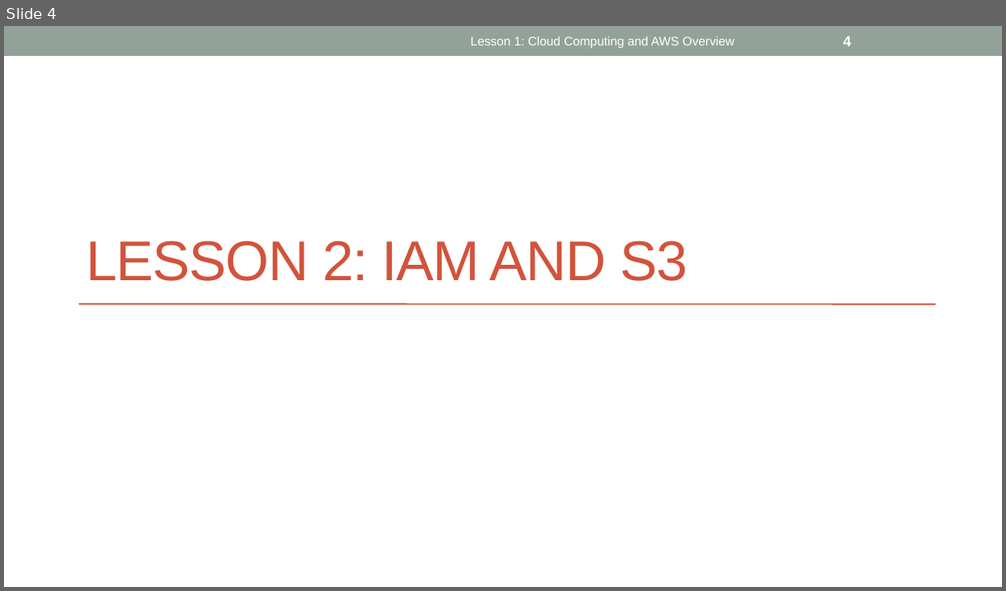
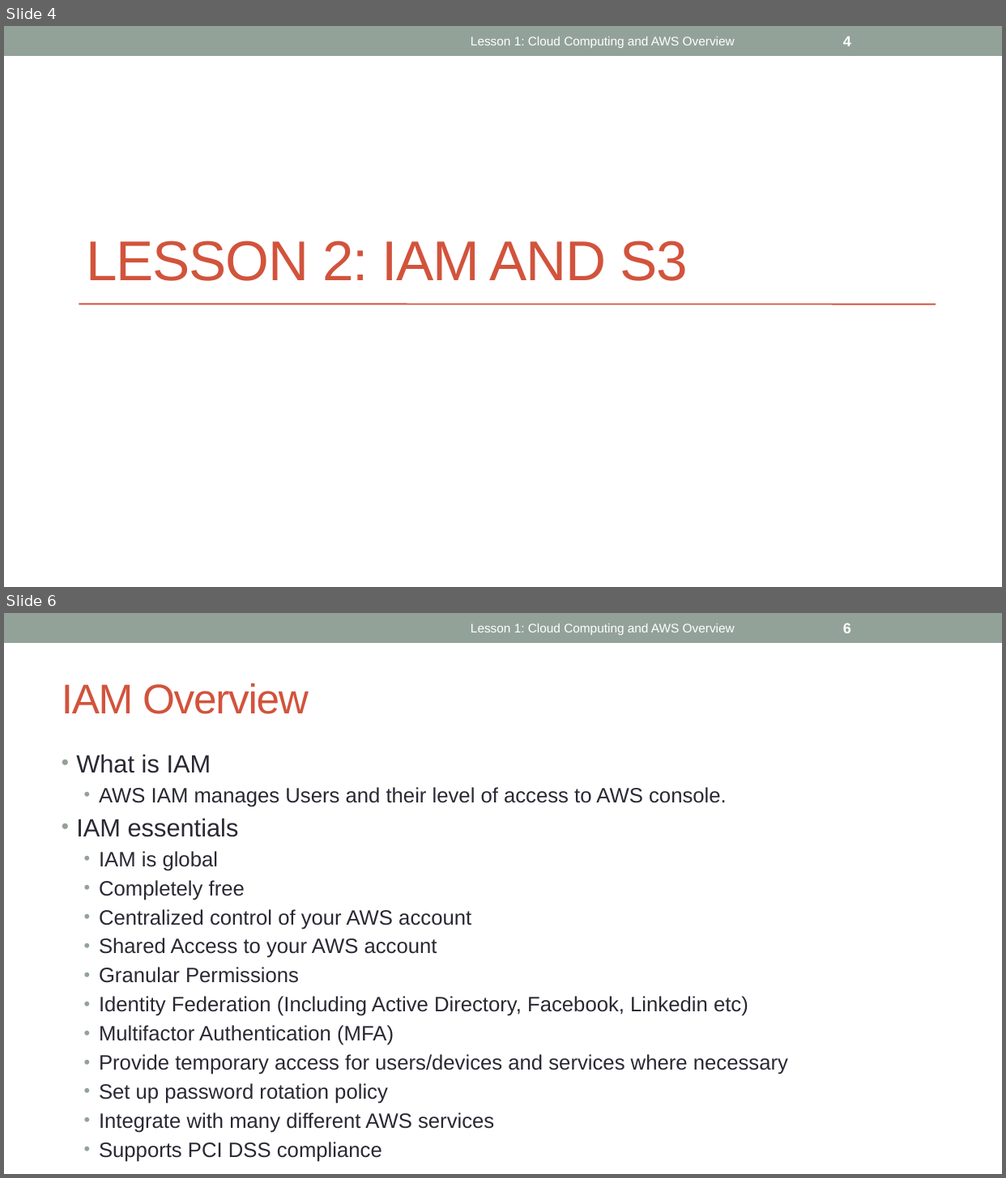
Before and after one commit to ignis01/aws101, a slide deck: aws101-2.pptx. Shown one above the other, each under a label of ours: slide 4 before the commit, slides 4 and 6 after it; the slides between them are not shown. The pictures are 1006x591 and 1006x1178 pixels, drawn with LibreOffice and Linux fonts; fonts in the diff are those of the drawing. Boxes give left, top, right and bottom in pixels: in the first picture for what was removed or moved away, otherwise in the second. Text is boxed around its words. In the diff, an @@ line names an element or a change of style, - is before the commit and + after.

Commit message:
lesson 2 deck created

```diff
--- a/aws101-2.pptx
+++ b/aws101-2.pptx
@@ slide 6 added at [4, 613, 1002, 1174], background #FFFFFF; not listed: 1 template element that a slide beside it also shows @@
@@ text added at [471, 624, 735, 635], 12 pt, text #FFFFFF @@
+Lesson 1: Cloud Computing and AWS Overview
@@ page number added at [843, 623, 851, 633], 14 pt, text #FFFFFF, bold @@
+6
@@ title added at [62, 683, 309, 714], 40 pt, text #D2533C @@
+IAM Overview
@@ text added at [76, 754, 788, 1162], 20 pt, text #292934 @@
+• What is IAM
+  • AWS IAM manages Users and their level of access to AWS console.
+• IAM essentials
+  • IAM is global
+  • Completely free
+  • Centralized control of your AWS account
+  • Shared Access to your AWS account
+  • Granular Permissions
+  • Identity Federation (Including Active Directory, Facebook, Linkedin etc)
+  • Multifactor Authentication (MFA)
+  • Provide temporary access for users/devices and services where necessary
+  • Set up password rotation policy
+  • Integrate with many different AWS services
+  • Supports PCI DSS compliance
```
Also in this commit, not shown: 1 slide changed, 3 other slides added.
